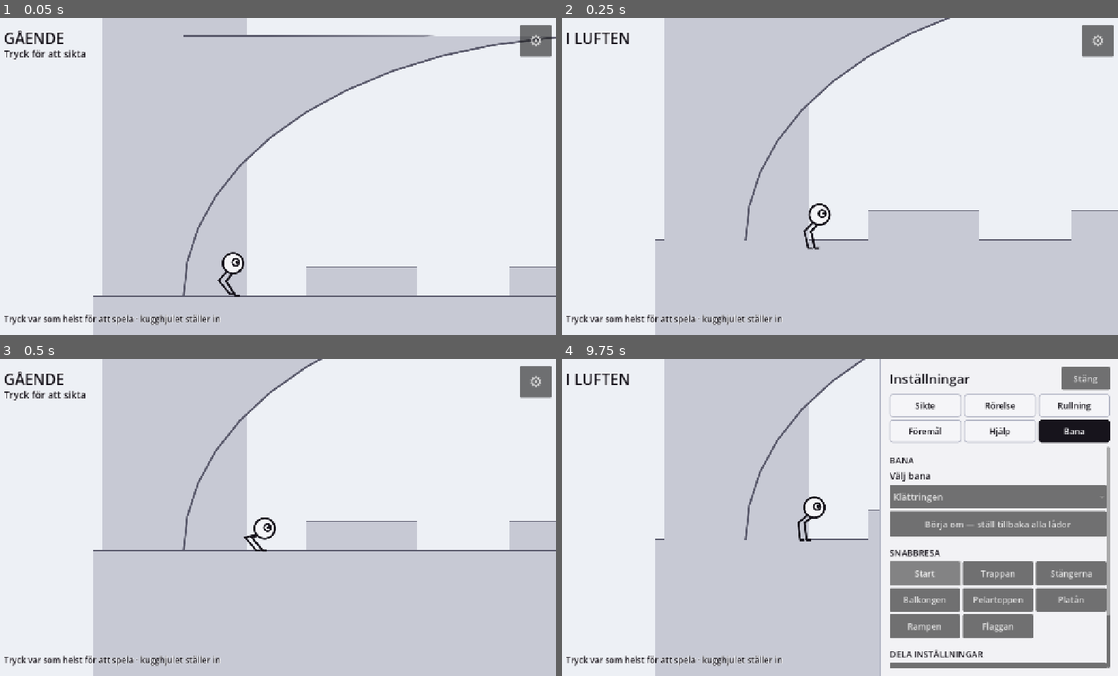
Above: before the commit, frames 1-4 (two rows, left to right).
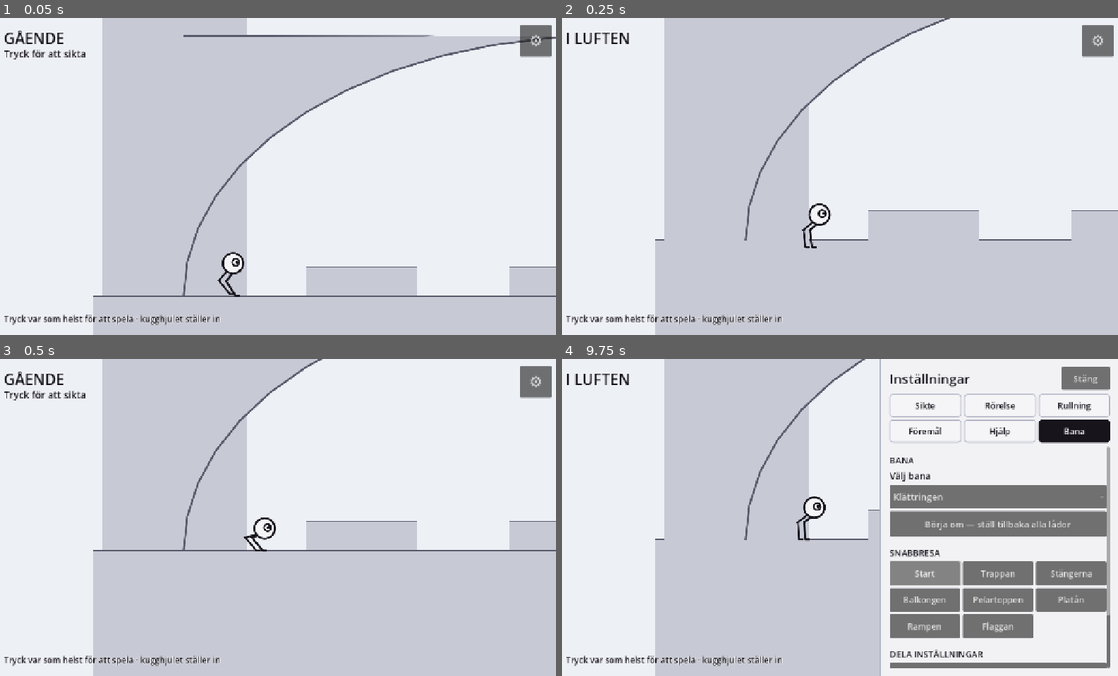
Above: after the commit, the same moments.

Repository: ojojboll-ui/Robo-ball
Game: Godot game, scene res://main/main.tscn
The game is run twice, just before and just after one commit, with the same random seed, the same clock (stepped at 60 frames per second) and the same inputs.
Inputs:
- Up to frame 1 (0.05 s): no input
- Up to frame 2 (0.25 s): no input
- Up to frame 3 (0.5 s): no input
- Up to frame 4 (9.75 s): click "⚙" at 0.5 s; click "Stäng" at 1.25 s; click "⚙" at 2 s; click "Sikte" at 2.75 s; click "Rörelse" at 3.5 s; click "Rullning" at 4.25 s; click "Föremål" at 5 s; click "Stäng" at 5.75 s; click "⚙" at 6.5 s; click "Sikte" at 7.25 s; click "Hjälp" at 8 s; click "Bana" at 8.75 s; click "Start" at 9.5 s

Frame 1 is identical in both runs. In frame 2, 0.1% of the frame differs, in the area x 43-47%, y 64-74%; in frame 3, nothing differs; in frame 4, less than 0.1%.

Commit message:
Benen slänger igen — men av luften, inte av bokföringen
Speltestaren: benen blev blickstilla i luften, och det var bättre förr bortsett
från guppet. Riktigt — jag tog bort för mycket.

I kroppens egen ram tar gravitationen ut sig själv, och då finns ingen kraft
kvar som rör ett hängande ben: efter avstampets knyck la de sig raka och stod
där. Lika osant som guppet, och tråkigare att titta på.

Det som faktiskt släpar ett hängande ben i en flykt är luften han far genom.
Motståndet finns nu med: det drar fötterna mot färdriktningen, i styrka mot
farten. Slängen följer alltså hur han flyger — bakåt i ett språng, uppåt i ett
fall, och den vänder mjukt när hoppet vänder.

Benets vinkel från rakt ner, mätt under ett hopp:

    hopp rakt upp, i fallet      utan: +3° -> +9°     med: +1° -> +25°
    hopp snett framåt 703 px/s   utan: +27°..+48°     med: +40°..+58°

Motståndet är taget vid 900 px/s, annars pekar benen rakt upp i ett riktigt
långt fall; vid taket är utslaget drygt 35°. Reglage under Rörelse: "Benens
släng i luften", 0 = stilla ben.

Guppet är kvar borta: samma hopp mätte 5,9 px vandring för kroppen (mot 59,2
innan) och benets längd 64,4 px med 0,0 px variation — benet svänger i vinkel
och teleskoperar inte.

Co-Authored-By: Claude Opus 5 <noreply@anthropic.com>
Claude-Session: https://claude.ai/code/session_01BFuXiawrAFSoffrH8t6SUi

Diff:
--- a/game/actor/legs.gd
+++ b/game/actor/legs.gd
@@ -105,7 +105,7 @@
 	if grounded:
 		_step(rb, normal, speed, delta)
 	else:
-		_dangle(normal, delta, (rb.get("velocity") as Vector2).length())
+		_dangle(normal, delta, rb.get("velocity") as Vector2)
 
 # ---------------------------------------------------------------- stegen
 
@@ -242,20 +242,29 @@
 ## Hur långt benet hänger från höften i luften. Nästan hela räckvidden: stående
 ## står fågelbenet böjt för att bära kroppen, hängande bär det ingenting.
 const DANGLE_LENGTH := REACH * 0.92
-
-## Pendlingen räknas **i kroppens egen ram**, inte i världens.
+## Den fart luftmotståndet räknas upp till. Snabbare än så ger inget större
+## utslag — annars pekar benen rakt upp i ett riktigt långt fall.
+const SWAY_TOP := 900.0
+
+## Pendlingen räknas **i kroppens egen ram**, och slängen kommer ur luften.
 ##
 ## I ett fall faller kropp och ben lika fort, och den som faller kan inte känna
 ## att han rör sig — bara att farten ändras. Räknas fjädern mot ett mål som far
-## genom världen släpar den efter i stället, med fart/17, alltså 35 px i
-## 600 px/s: benen svängde ut av *farten* och inte av avstampet, och de drogs
-## rakare ju fortare han föll. Samma sorts fel som kroppens fjädring hade.
-##
-## I kroppens ram tar gravitationen ut sig själv och kvar blir det som faktiskt
-## ska synas: knycken i avstampet, svängen efter en riktningsändring, och sedan
-## ett lugnt häng.
-func _dangle(normal: Vector2, delta: float, _fall_speed: float) -> void:
-	var t := Vector2(-normal.y, normal.x)
+## genom världen släpar den efter i stället, med fart/17: benen svängde ut av
+## *farten* i stället för av något verkligt, och eftersom en fjäder drar mot en
+## punkt blev felet dessutom radiellt — mätt hängde foten 85 px under kroppen på
+## väg upp och 3,6 px på väg ner, ett ben som växte och krympte 80 px.
+##
+## I kroppens ram tar gravitationen ut sig själv, och då återstår det som
+## faktiskt får ett hängande ben att släpa: **luften han far genom.** Motståndet
+## drar fötterna mot färdriktningen, så slängen följer hur han flyger — bakåt i
+## ett språng, uppåt i ett fall, och den vänder mjukt när hoppet vänder. Utan
+## den satt benen blickstilla, vilket var lika osant som guppet.
+func _dangle(normal: Vector2, delta: float, flight: Vector2) -> void:
+	var t := Vector2(-normal.y, normal.x)
+	# Motståndet är taget vid en fart, annars pekar benen rakt upp i ett långt
+	# fall. Vid taket är utslaget knappt 40 px av benets 64, alltså drygt 35°.
+	var drag := -flight.limit_length(SWAY_TOP) * Settings.leg_sway
 	for i in 2:
 		# Höften och det hängande benets viloläge, båda i kroppens ram. Benet
 		# hänger nästan rakt ner: stående står det böjt för att bära kroppen,
@@ -264,14 +273,11 @@
 		var rest := hip - normal * DANGLE_LENGTH
 		var off: Vector2 = (feet[i] as Vector2) - body_point
 		var vel: Vector2 = _foot_vel[i]
-		vel += (rest - off) * DANGLE_SPRING * delta
+		vel += ((rest - off) * DANGLE_SPRING + drag) * delta
 		vel *= exp(-DANGLE_DAMP * delta)
 		off += vel * delta
-		# **Ett ben svänger i vinkel, det teleskoperar inte.** Fjädern får peka
-		# ut riktningen, men längden är benets egen. Utan det drog fjädern foten
-		# in och ut ur höften i takt med sin egen svängning: mätt hängde foten
-		# 85 px under kroppen på väg upp och 3,6 px på väg ner, alltså ett ben
-		# som växte och krympte 80 px under en enda flykt.
+		# **Ett ben svänger i vinkel, det teleskoperar inte.** Fjädern och luften
+		# får peka ut riktningen, men längden är benets egen.
 		var hang := off - hip
 		if hang.length() > 0.001:
 			off = hip + hang.normalized() * DANGLE_LENGTH
--- a/game/core/settings.gd
+++ b/game/core/settings.gd
@@ -74,6 +74,10 @@
 ## högre gör dem lösare, och ett kliv upp på något absorberas av fjädringen i
 ## stället för att rycka till i hela RB.
 var leg_travel := 26.0
+## Hur mycket luften tar i benen när han flyger. Det är den enda kraft som får
+## ett hängande ben att släpa i ett fall — gravitationen tar ut sig själv, för
+## kropp och ben faller lika fort. 0 = blickstilla ben, högre = mer släng.
+var leg_sway := 8.0
 ## Hur högt hinder benen klarar att kliva upp på i stället för att vända.
 ## Skräpet efter en krossad låda är 20 px högt och bitarna efter en fiende 17 px,
 ## medan en hel låda är 40 — gränsen ligger med flit mellan dem, så att småskräp
@@ -207,6 +211,7 @@
 		"walk_accel": walk_accel,
 		"leg_stiffness": leg_stiffness,
 		"leg_travel": leg_travel,
+		"leg_sway": leg_sway,
 		"step_height": step_height,
 		"step_pace": step_pace,
 		"push_patience": push_patience,
@@ -276,6 +281,7 @@
 	walk_accel = float(data.get("walk_accel", walk_accel))
 	leg_stiffness = float(data.get("leg_stiffness", leg_stiffness))
 	leg_travel = float(data.get("leg_travel", leg_travel))
+	leg_sway = float(data.get("leg_sway", leg_sway))
 	step_height = float(data.get("step_height", step_height))
 	step_pace = float(data.get("step_pace", step_pace))
 	push_patience = float(data.get("push_patience", push_patience))
--- a/game/ui/tuning_panel.gd
+++ b/game/ui/tuning_panel.gd
@@ -238,6 +238,8 @@
 		func(v: float) -> void: Settings.leg_damping = v, "%.0f")
 	_slider("Benens spelrum", 6.0, 48.0, 1.0, Settings.leg_travel,
 		func(v: float) -> void: Settings.leg_travel = v, "%.0f px")
+	_slider("Benens släng i luften", 0.0, 20.0, 0.5, Settings.leg_sway,
+		func(v: float) -> void: Settings.leg_sway = v, "%.1f")
 	_slider("Kliver över hinder upp till", 0.0, 44.0, 1.0, Settings.step_height,
 		func(v: float) -> void: Settings.step_height = v, "%.0f px")
 	_slider("Klivets takt", 80.0, 900.0, 10.0, Settings.step_pace,
Not shown, changed: README.md
Not shown, changed: docs/DECISIONS.md
Not shown, changed: docs/METRICS.md
